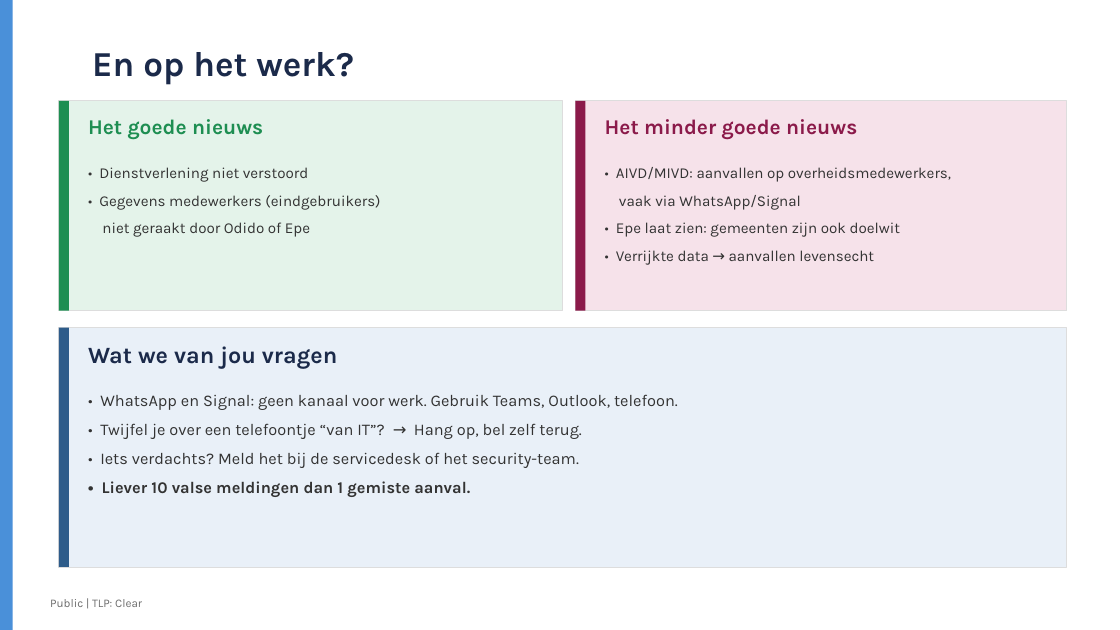
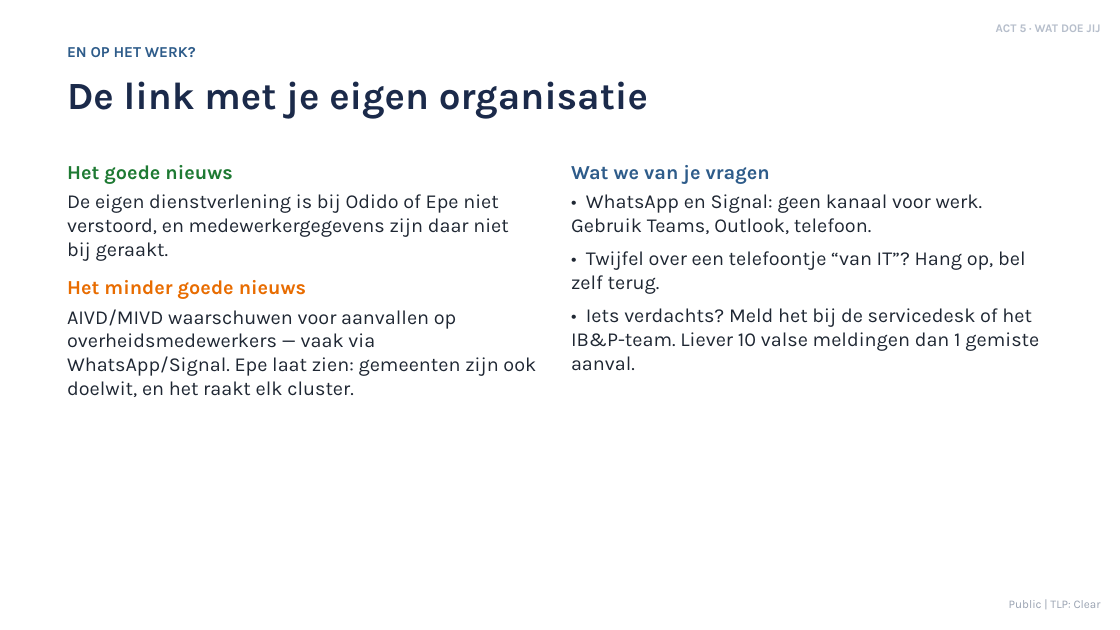
Before and after one commit to security-commons-nl/kennisbank, a slide deck: slide 23 of security/awareness-digitale-veiligheid/Learning_digitale_veiligheid_voor_managers.pptx (slide 14 before the commit). Drawn at 1120x630 pixels with LibreOffice and Linux fonts; fonts in the diff are those of the drawing. Boxes give left, top, right and bottom in pixels: in the first picture for what was removed or moved away, otherwise in the second. Text is boxed around its words. In the diff, an @@ line names an element or a change of style, - is before the commit and + after.

```diff
--- a/security/awareness-digitale-veiligheid/Learning_digitale_veiligheid_voor_managers.pptx
+++ b/security/awareness-digitale-veiligheid/Learning_digitale_veiligheid_voor_managers.pptx
@@ rectangle removed at bbox=[0, 0, 13, 630] @@
@@ text added at bbox=[996, 24, 1101, 32], 10 pt, text #B6BECB, bold @@
+ACT 5 · WAT DOE JIJ
@@ text at bbox=[67, 47, 196, 57]: text changed; size 30 to 13 pt; text colour #1B2A4A to #2E5C8A @@
-En op het werk?
+EN OP HET WERK?
@@ text added at bbox=[67, 81, 648, 119], 33 pt, text #1B2A4A, bold @@
+De link met je eigen organisatie
@@ rectangle removed at bbox=[59, 101, 563, 311] @@
@@ rectangle removed at bbox=[59, 101, 69, 311] @@
@@ text removed at bbox=[88, 119, 263, 140] @@
-Het goede nieuws
@@ rectangle removed at bbox=[576, 101, 1067, 311] @@
@@ rectangle removed at bbox=[576, 101, 586, 311] @@
@@ text removed at bbox=[605, 119, 857, 140] @@
-Het minder goede nieuws
@@ text added at bbox=[67, 165, 536, 397], 17 pt, text #1F2733 @@
+Het goede nieuws
+De eigen dienstverlening is bij Odido of Epe niet verstoord, en medewerkergegevens zijn daar niet bij geraakt.
+Het minder goede nieuws
+AIVD/MIVD waarschuwen voor aanvallen op overheidsmedewerkers — vaak via WhatsApp/Signal. Epe laat zien: gemeenten zijn ook doelwit, en het raakt elk cluster.
@@ text removed at bbox=[99, 167, 380, 237] @@
-• Dienstverlening niet verstoord
-• Gegevens medewerkers (eindgebruikers)
-niet geraakt door Odido of Epe
@@ text "Wat we van je vragen": place and size @@
-text "Wat we van je vragen" at bbox=[100, 394, 678, 497]
+text "Wat we van je vragen" at bbox=[571, 165, 1039, 371]
@@ text at bbox=[571, 165, 770, 184]: paragraph added @@
+Wat we van je vragen
@@ text removed at bbox=[616, 167, 951, 265] @@
-• AIVD/MIVD: aanvallen op overheidsmedewerkers,
-vaak via WhatsApp/Signal
-• Epe laat zien: gemeenten zijn ook doelwit
-• Verrijkte data → aanvallen levensecht
@@ text at bbox=[571, 194, 982, 234]: size 14 to 17 pt, text colour #333333 to #1F2733 in "• WhatsApp en Signal: geen kanaal voor ..." @@
@@ text at bbox=[571, 251, 1039, 371]: text changed; size 14 to 17 pt; text colour #333333 to #1F2733 @@
-• Twijfel je over een telefoontje “van IT”? → Hang op, bel zelf terug.
-• Iets verdachts? Meld het bij de servicedesk of het security-team.
-• Liever 10 valse meldingen dan 1 gemiste aanval.
+• Twijfel over een telefoontje “van IT”? Hang op, bel zelf terug.
+• Iets verdachts? Meld het bij de servicedesk of het IB&P-team. Liever 10 valse meldingen dan 1 gemiste aanval.
@@ rectangle removed at bbox=[59, 328, 1067, 567] @@
@@ rectangle removed at bbox=[59, 328, 69, 567] @@
@@ text removed at bbox=[88, 346, 337, 368] @@
-Wat we van jou vragen
@@ text "Public | TLP: Clear": place and size @@
-text "Public | TLP: Clear" at bbox=[50, 599, 142, 607]
+text "Public | TLP: Clear" at bbox=[1009, 600, 1101, 608]
@@ text "Public | TLP: Clear" at bbox=[1009, 600, 1101, 608]: text colour #6E6E6E to #9AA3B2; alignment left to right @@
```
Also in this commit, not shown: 7 other slides changed, 18 slides added, 9 slides removed, 1 other file.
